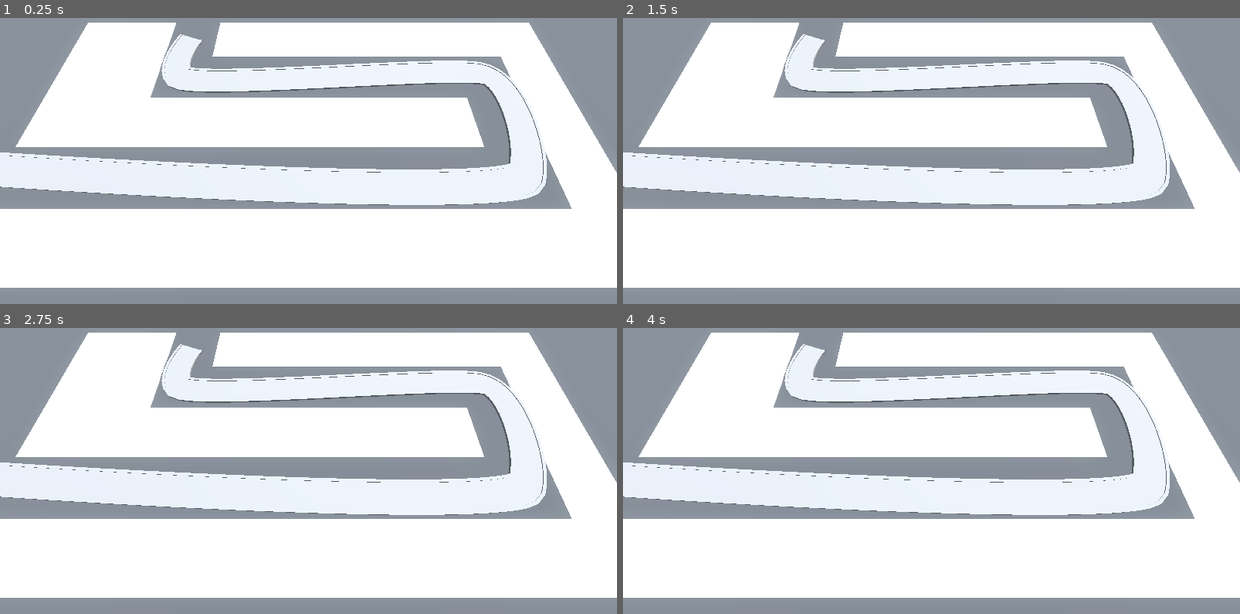
Above: before the commit, frames 1-4 (two rows, left to right).
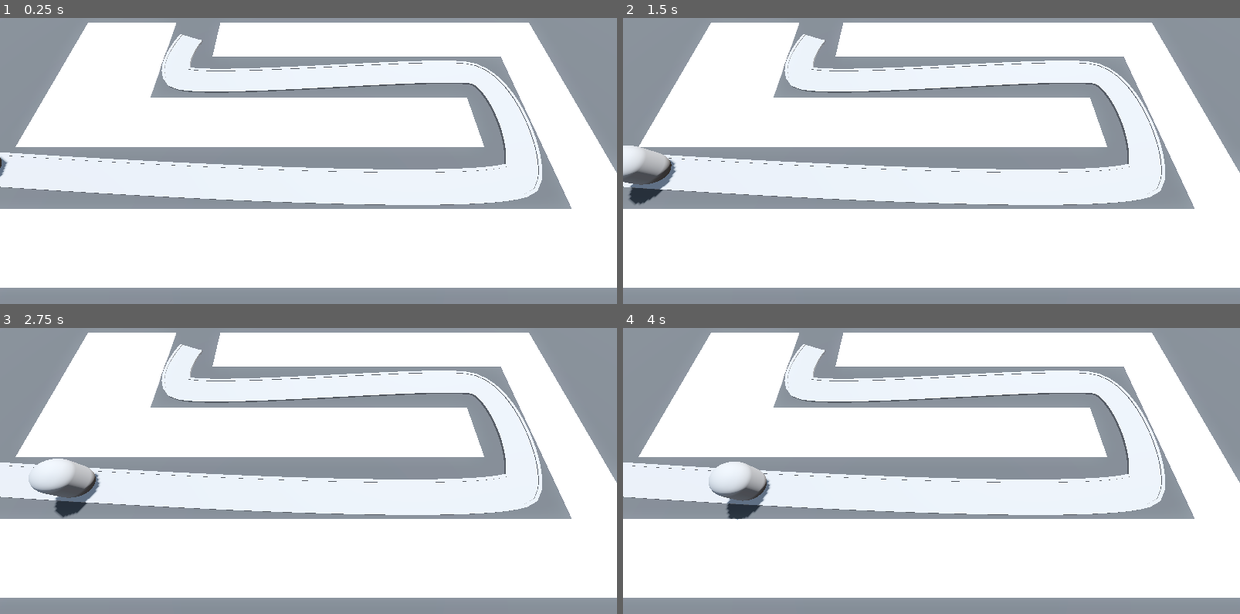
Above: after the commit, the same moments.

Repository: niamh-d/godot-3d-tower-defence
Game: Godot game, scene res://Scenes/base_level.tscn
Same seed, same stepped clock (60 frames per second), same inputs: the game is played once before the commit and once after it. Before the commit the project has no main scene; this scene is started directly in both runs.
Inputs:
- Up to frame 1 (0.25 s): no input
- Up to frame 2 (1.5 s): no input
- Up to frame 3 (2.75 s): no input
- Up to frame 4 (4 s): no input

The runs differ from the first frame. In frame 1, 1.3% of the frame differs, in the area x 0-89%, y 14-66%; in frame 2, 2.3%; in frame 3, 2.4%, in the area x 0-89%, y 14-67%; in frame 4, 2.2%.

Commit message:
setting up enemy

Diff:
--- /dev/null
+++ b/Scenes/Enemy/enemy.gd
@@ -0,0 +1,6 @@
+extends PathFollow3D
+
+@export var speed: float = 2.5
+
+func _process(delta: float) -> void:
+	progress += delta * speed
--- /dev/null
+++ b/Scenes/Enemy/enemy.tscn
@@ -0,0 +1,15 @@
+[gd_scene load_steps=3 format=3 uid="uid://cgpx5d1ebwukw"]
+
+[ext_resource type="Script" path="res://Scenes/Enemy/enemy.gd" id="1_odmem"]
+
+[sub_resource type="CapsuleMesh" id="CapsuleMesh_8ox08"]
+radius = 1.0
+height = 3.0
+
+[node name="Enemy" type="PathFollow3D"]
+loop = false
+script = ExtResource("1_odmem")
+
+[node name="MeshInstance3D" type="MeshInstance3D" parent="."]
+transform = Transform3D(1, 0, 0, 0, 1, 0, 0, 0, 1, 0, 1.5, 0)
+mesh = SubResource("CapsuleMesh_8ox08")
--- a/Scenes/base_level.tscn
+++ b/Scenes/base_level.tscn
@@ -1,6 +1,7 @@
-[gd_scene load_steps=7 format=3 uid="uid://blu885i46rvl6"]
+[gd_scene load_steps=8 format=3 uid="uid://blu885i46rvl6"]
 
 [ext_resource type="MeshLibrary" uid="uid://dsqiumw83bhdy" path="res://MeshLibraries/SpaceLibrary.tres" id="1_1xu8l"]
+[ext_resource type="PackedScene" uid="uid://cgpx5d1ebwukw" path="res://Scenes/Enemy/enemy.tscn" id="2_3q4ae"]
 
 [sub_resource type="ProceduralSkyMaterial" id="ProceduralSkyMaterial_h04u7"]
 sky_horizon_color = Color(0.64625, 0.65575, 0.67075, 1)
@@ -20,7 +21,7 @@
 
 [sub_resource type="Curve3D" id="Curve3D_bseye"]
 _data = {
-"points": PackedVector3Array(0, 0, 0, 0, 0, 0, -21.1886, 3.8147e-06, 5.48562, -1.33085, 0, 1.81286, 1.33085, 0, -1.81286, 14, 0, 6, 1.97119, 0, 0.88262, -1.97119, 0, -0.88262, 14.0363, 0, -2.19715, 1.23567, 0, 1.26509, -1.2 …(83 unchanged characters)…
+"points": PackedVector3Array(0, 0, 0, 0, 0, 0, -21.1886, 3.8147e-06, 5.48562, -1.33085, 0, 1.81286, 1.33085, 0, -1.81286, 13.7121, 0, 6, 1.97119, 0, 0.88262, -1.97119, 0, -0.88262, 13.1308, 0, -2.19715, 1.23567, 0, 1.26509, -1.2 …(83 unchanged characters)…
 "tilts": PackedFloat32Array(0, 0, 0, 0, 0)
 }
 point_count = 5
@@ -91,3 +92,6 @@
 path_continuous_u = true
 path_u_distance = 1.0
 path_joined = false
+
+[node name="Enemy" parent="Path3D" instance=ExtResource("2_3q4ae")]
+transform = Transform3D(-0.0147368, 1.09278e-07, -0.999891, -7.10543e-15, 1, 1.0929e-07, 0.999891, 1.61058e-09, -0.0147368, -21.1886, 3.8147e-06, 5.48562)
--- a/project.godot
+++ b/project.godot
@@ -11,5 +11,6 @@
 [application]
 
 config/name="BarbarianBlaster"
+run/main_scene="res://Scenes/base_level.tscn"
 config/features=PackedStringArray("4.3", "Forward Plus")
 config/icon="res://icon.svg"
Not shown: 4 places in MeshLibraries/SpaceLibrary.tres that only renumber resources
